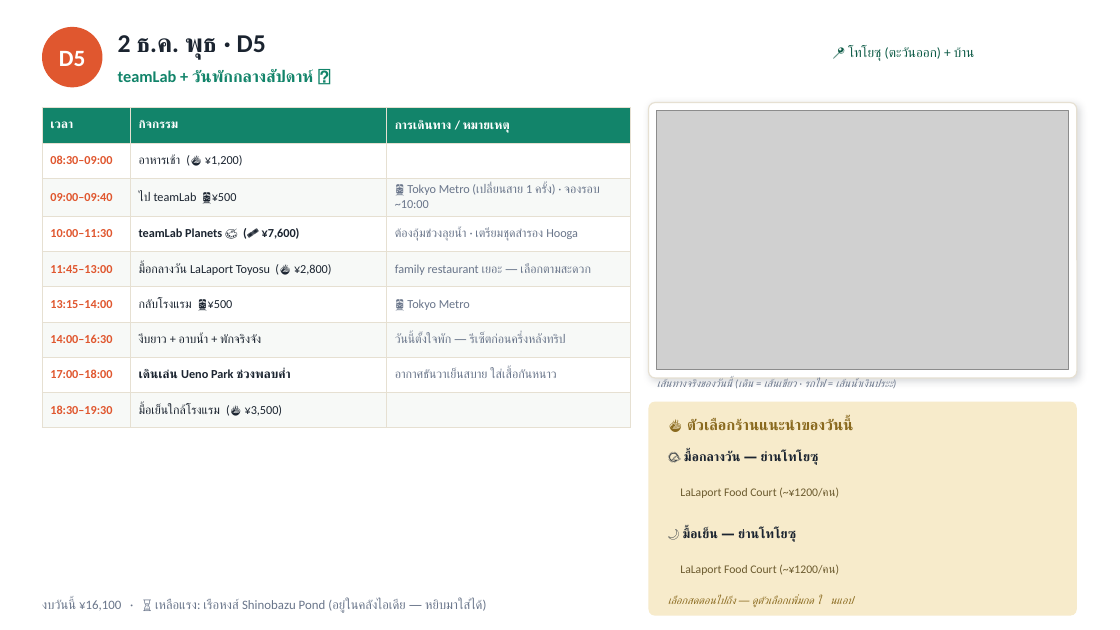
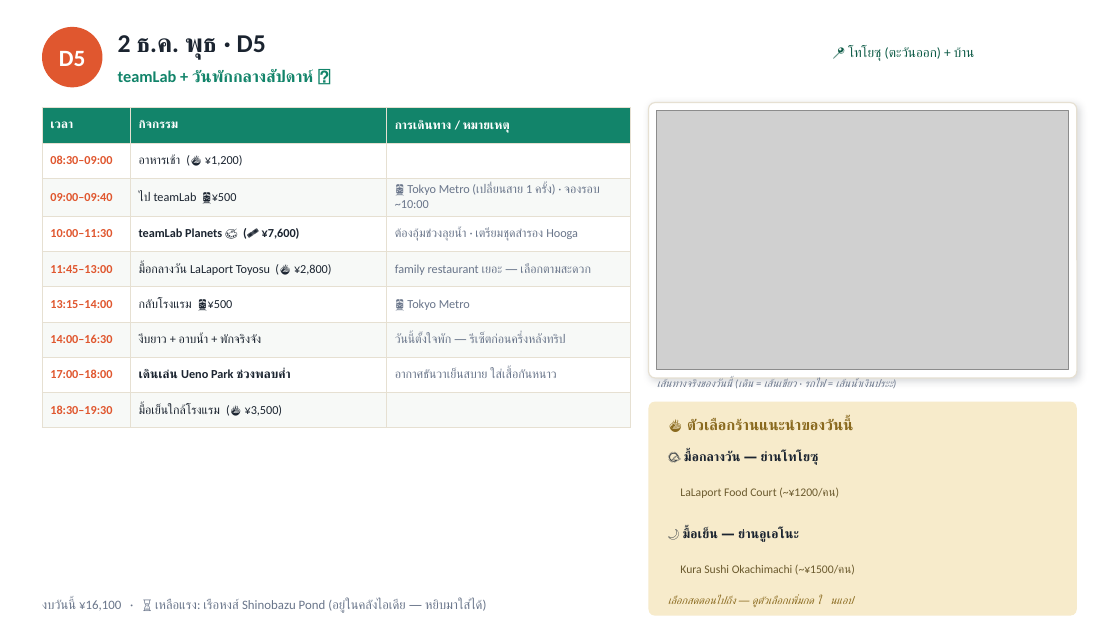
Before and after one commit to aphiwatgo5/tokyo-trip-planner, a slide deck: slide 11 of Tokyo_Trip_Plan_2026.pptx (slide 7 before the commit). Drawn at 1120x630 pixels with LibreOffice and Linux fonts; fonts in the diff are those of the drawing; grey boxes stand for pictures. Boxes give left, top, right and bottom in pixels: in the first picture for what was removed or moved away, otherwise in the second. Text is boxed around its words. In the diff, an @@ line names an element or a change of style, - is before the commit and + after.

```diff
--- a/Tokyo_Trip_Plan_2026.pptx
+++ b/Tokyo_Trip_Plan_2026.pptx
@@ text at (683, 528, 799, 542): text changed @@
-🌙 มื้อเย็น — ย่านโทโยซุ
+🌙 มื้อเย็น — ย่านอูเอโนะ
@@ text at (680, 564, 855, 575): text changed @@
-LaLaport Food Court (~¥1200/คน)
+Kura Sushi Okachimachi (~¥1500/คน)
```
Also in this commit, not shown: 5 other slides changed, 8 slides added, 5 other files.
